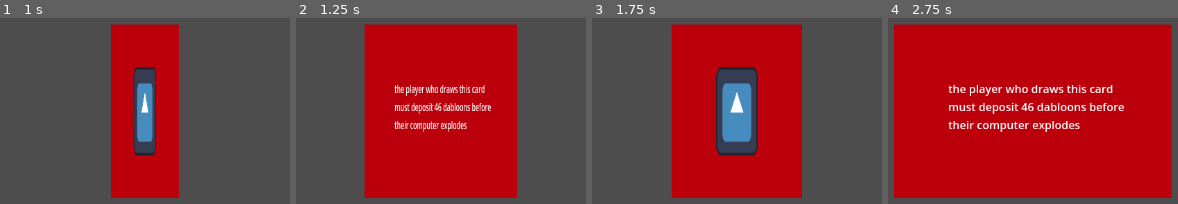
Above: before the commit, frames 1-4 (left to right).
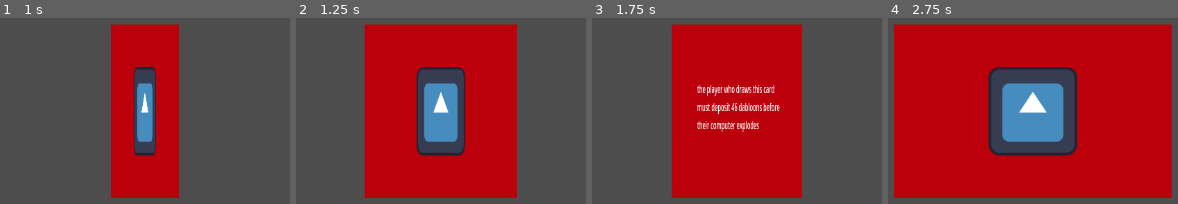
Above: after the commit, the same moments.

Repository: banana67676/Pitch-It-2025-2026
Game: Godot game, scene res://Card/Preset/old_card.tscn
Same seed, same stepped clock (60 frames per second), same inputs: the game is played once before the commit and once after it. This scene is started directly instead of the project's main scene. The engine's default icon, where the game draws it, is replaced by a stand-in: a white triangle on a blue panel in a dark square.
Inputs (mouse positions are in pixels of both pictures, inside the frame that each line leads up to):
- Up to frame 1 (1 s): tap Enter (ui_accept) at 0.5, 0.77 s; move the mouse to (145, 111) at 0.52 s; press the mouse at (145, 111) at 0.53 s
- Up to frame 2 (1.25 s): no input
- Up to frame 3 (1.75 s): move the mouse to (outside the picture) at 1.27 s; release the mouse at (outside the picture) at 1.28 s; click (outside the picture) at 1.35 s; tap Enter (ui_accept) at 1.52 s
- Up to frame 4 (2.75 s): move the mouse to (outside the picture) at 2.02 s; press the mouse at (outside the picture) at 2.03 s

Frame 1 is identical in both runs. In frame 2, 9.0% of the frame differs, in the area x 33-68%, y 26-75%; in frame 3, 7.8%; in frame 4, 16%, in the area x 20-82%, y 26-75%.
Error after the commit: Invalid assignment of property or key 'text' with value of type 'String' on a base object of type 'null instance'. (res://Card/Preset/card.gd:37)

Commit message:
added the ability to change text and add items to a list to randomly pick from

Diff:
--- a/Card/Preset/Card_Preset.tscn
+++ b/Card/Preset/Card_Preset.tscn
@@ -4,6 +4,7 @@
 
 [node name="Card_Preset" type="Node2D"]
 script = ExtResource("1_7pqrw")
+text = "test"
 
 [node name="Front" type="ColorRect" parent="."]
 anchors_preset = 15
--- a/Card/Preset/card.gd
+++ b/Card/Preset/card.gd
@@ -2,10 +2,14 @@
 
 @export var FLIP_TIME = .5
 
+@export var possible_text = ["text1", "text2"]
+@export var text : String
+
 @onready var front = $Front
 @onready var back = $Back
+@onready var label: Label = $Front/MarginContainer/ColorRect/MarginContainer/Label
 
-@onready var currentSide = back
+@onready var currentSide = front
 
 enum {
 	stay,
@@ -16,6 +20,8 @@
 
 # Called when the node enters the scene tree for the first time.
 func _ready() -> void:
+	pick_text()
+
 	pass # Replace with function body.
 
 # Called every frame. 'delta' is the elapsed time since the previous frame.
@@ -24,6 +30,11 @@
 		print("card clicked")
 		flip()
 		#test()
+
+func pick_text():
+	if(text == ""):
+		text = possible_text[randi_range(0, possible_text.size() - 1)]
+	label.text = text
 
 func shrink() -> Tween:
 	print("shrinking")
